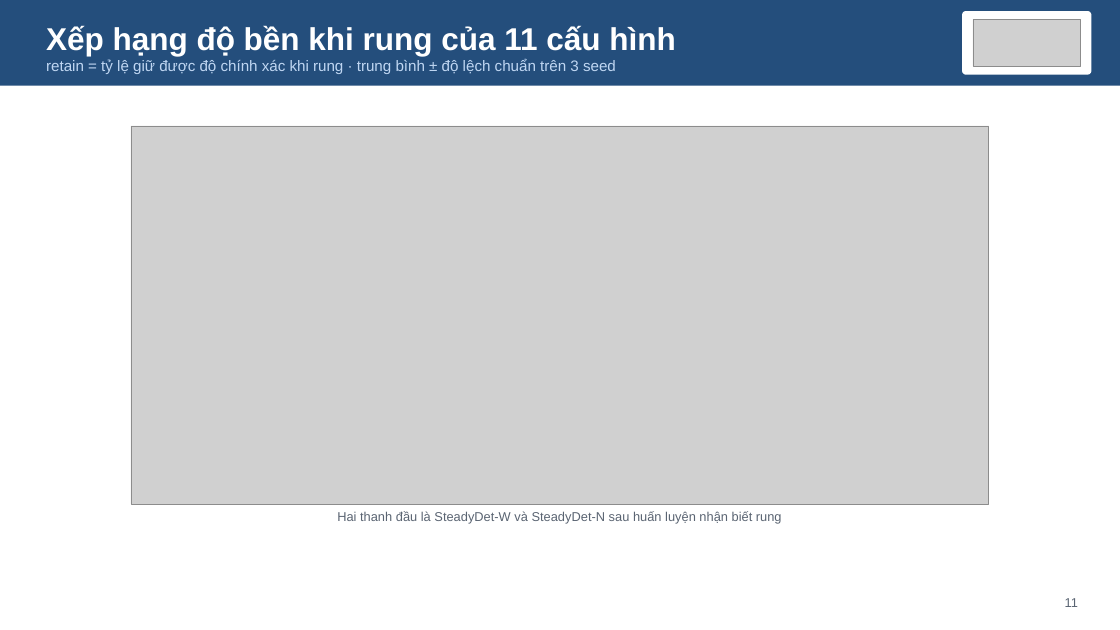
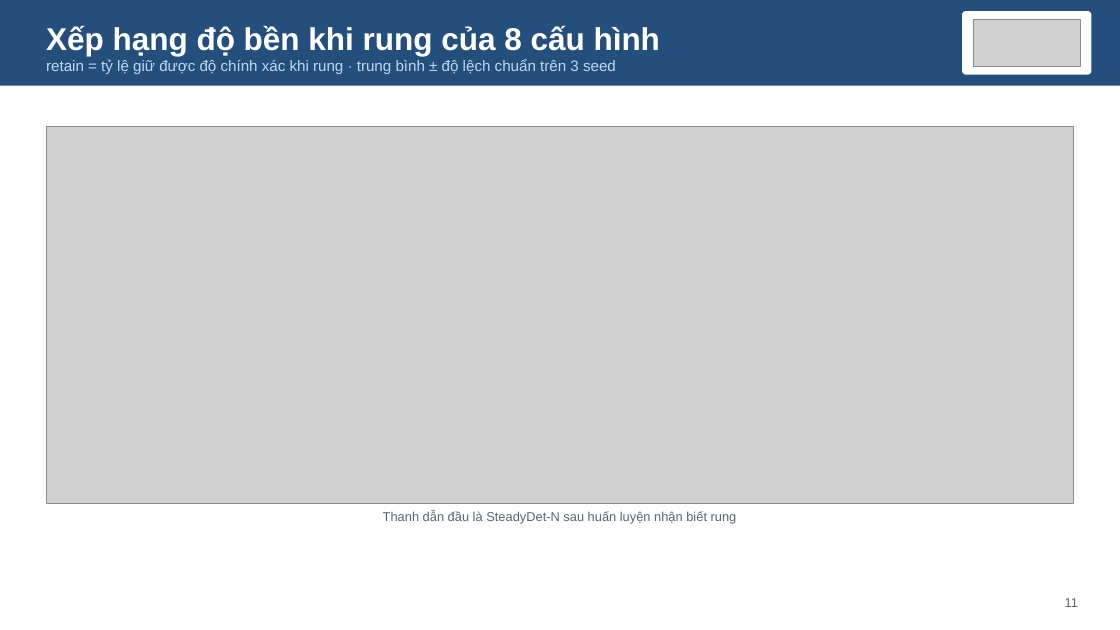
Before and after one commit to NhanHuynh2006/Drone_Following, a slide deck: slide 11 of nckh_SV2026-474/slides/SteadyDet-N_nghiem_thu_nhe.pptx. Drawn at 1120x630 pixels with LibreOffice and Linux fonts; fonts in the diff are those of the drawing; grey boxes stand for pictures. Boxes give left, top, right and bottom in pixels: in the first picture for what was removed or moved away, otherwise in the second. Text is boxed around its words. In the diff, an @@ line names an element or a change of style, - is before the commit and + after.

```diff
--- a/nckh_SV2026-474/slides/SteadyDet-N_nghiem_thu_nhe.pptx
+++ b/nckh_SV2026-474/slides/SteadyDet-N_nghiem_thu_nhe.pptx
@@ text in rectangle at [46, 25, 660, 56]: text changed @@
-Xếp hạng độ bền khi rung của 11 cấu hình
+Xếp hạng độ bền khi rung của 8 cấu hình
@@ picture: place and size @@
-picture at [131, 126, 989, 504]
+picture at [46, 127, 1074, 504]
@@ text at [383, 511, 737, 524]: text changed @@
-Hai thanh đầu là SteadyDet-W và SteadyDet-N sau huấn luyện nhận biết rung
+Thanh dẫn đầu là SteadyDet-N sau huấn luyện nhận biết rung
```
Also in this commit, not shown: 2 other slides changed, 6 other files.
